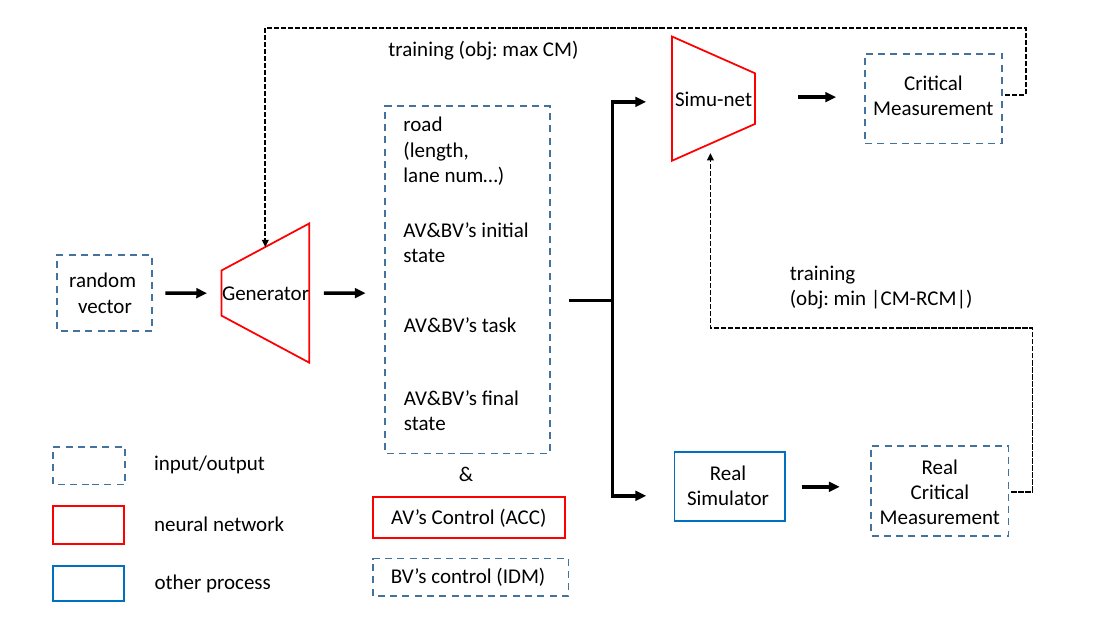
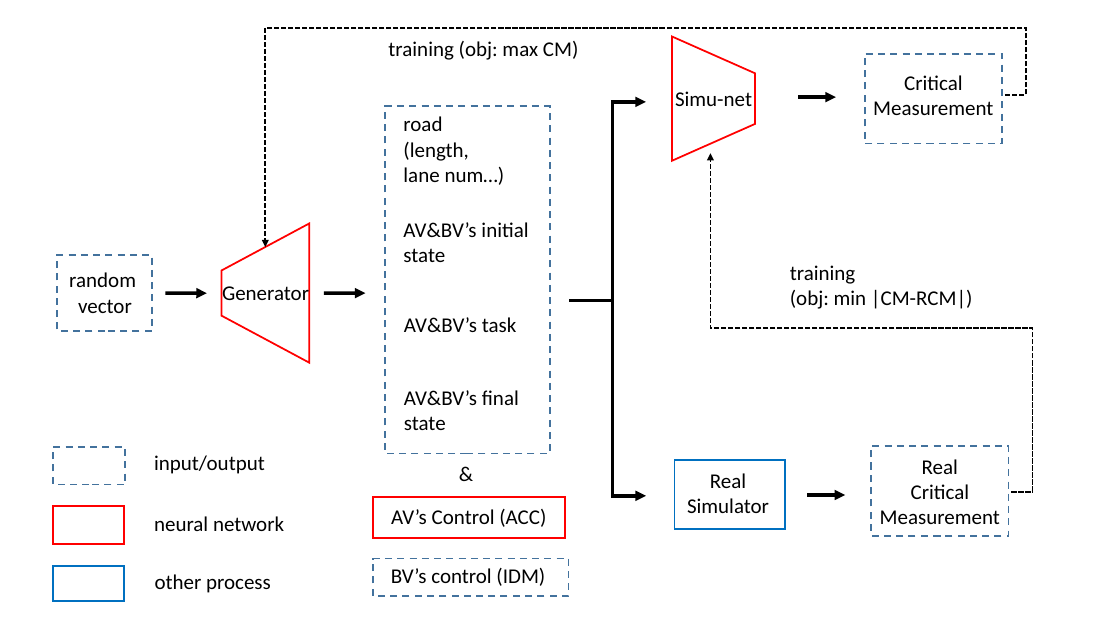
Before and after one commit to MarkMaaaaa/Generative-Adversarial-Control-model-for-AV-Test, a slide deck: slide 8 of Figs.pptx. Drawn at 1120x630 pixels with LibreOffice and Linux fonts; fonts in the diff are those of the drawing. Boxes give left, top, right and bottom in pixels: in the first picture for what was removed or moved away, otherwise in the second. Text is boxed around its words. In the diff, an @@ line names an element or a change of style, - is before the commit and + after.

```diff
--- a/Figs.pptx
+++ b/Figs.pptx
@@ rectangle: place and size @@
-rectangle at (675,452,785,522)
+rectangle at (675,460,785,529)
@@ text "Real": place and size @@
-text "Real" at (687,465,769,505)
+text "Real" at (687,473,769,513)
@@ arrow moved from (802, 487) - (839, 487) to (807, 495) - (845, 495) @@
```
Also in this commit, not shown: 3 other slides changed, 1 slide added, 1 other file.
